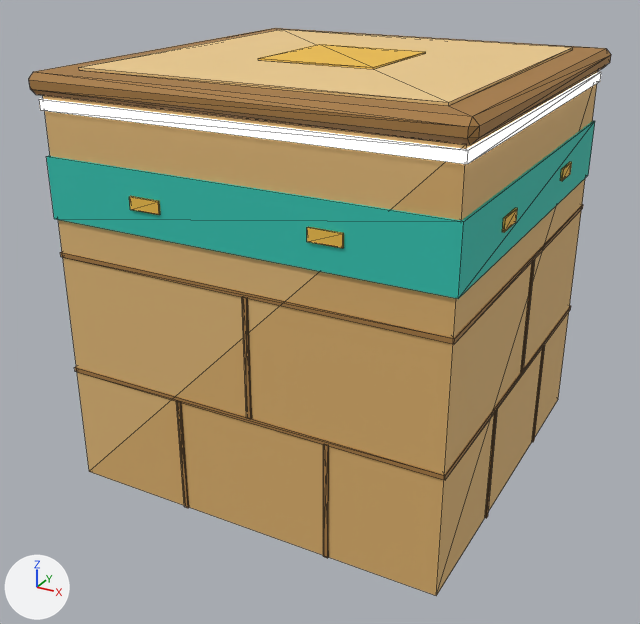
The glTF model foxspy/models/kit-egypt-wall.glb as it was, and as the next commit left it.
Both versions are drawn from a 50 mm camera at (2.03, -3.94, 2.7) aimed at (-0.05, -0.15, 0.81). The axes (+X, +Y, +Z) are drawn at lower left. The lights are the same throughout. The first picture is the older version. Mesh edges are drawn as thin lines. Vertices at exactly the same position are counted once.

The first picture shows 'kit-egypt-wall'.
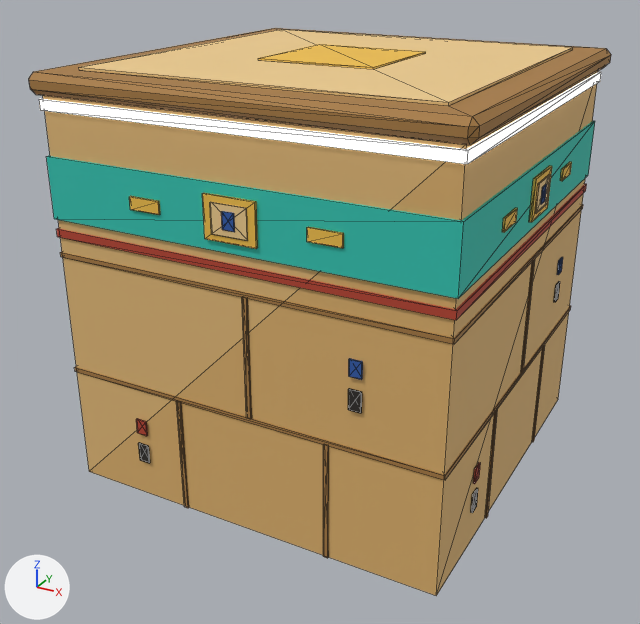
The change in detail:
me_kit_egypt_wall is used by ob_kit_egypt_wall; location (0.0, 0.0, 0.0).
me_kit_egypt_wall had 240 vertices, 368 faces and spanned x -1.05..1.05, y -1.05..1.05, z 0.0..2.12.
me_kit_egypt_wall now has 472 vertices, 716 faces and spans x -1.05..1.05, y -1.05..1.05, z 0.0..2.12.
me_kit_egypt_wall part 1: a new loose piece, a box spanning x -0.13..0.13, y -1.025..-1.012, z 1.47..1.67, in mat_main.
me_kit_egypt_wall part 2: a new loose piece, a box spanning x -0.09..0.09, y -1.03..-1.024, z 1.5..1.64, in mat_main.
me_kit_egypt_wall part 3: a new loose piece, a box spanning x -0.03..0.03, y -1.034..-1.03, z 1.53..1.61, in mat_main.
me_kit_egypt_wall part 4: a new loose piece, a box spanning x -0.62..-0.56, y -1.014..-1.006, z 0.2..0.3, in mat_main.
me_kit_egypt_wall part 5: a new loose piece, a box spanning x -0.62..-0.56, y -1.014..-1.006, z 0.36..0.44, in mat_main.
me_kit_egypt_wall part 6: a new loose piece, a box spanning x 0.56..0.62, y -1.014..-1.006, z 0.82..0.92, in mat_main.
me_kit_egypt_wall part 7: a new loose piece, a box spanning x 0.56..0.62, y -1.014..-1.006, z 0.98..1.06, in mat_main.
me_kit_egypt_wall part 8: a new loose piece, a box spanning x 1.012..1.025, y -0.13..0.13, z 1.47..1.67, in mat_main.
me_kit_egypt_wall part 9: a new loose piece, a box spanning x 1.024..1.03, y -0.09..0.09, z 1.5..1.64, in mat_main.
me_kit_egypt_wall part 10: a new loose piece, a box spanning x 1.03..1.034, y -0.03..0.03, z 1.53..1.61, in mat_main.
me_kit_egypt_wall part 11: a new loose piece, a box spanning x 1.006..1.014, y -0.62..-0.56, z 0.2..0.3, in mat_main.
me_kit_egypt_wall part 12: a new loose piece, a box spanning x 1.006..1.014, y -0.62..-0.56, z 0.36..0.44, in mat_main.
me_kit_egypt_wall part 13: a new loose piece, a box spanning x 1.006..1.014, y 0.56..0.62, z 0.82..0.92, in mat_main.
me_kit_egypt_wall part 14: a new loose piece, a box spanning x 1.006..1.014, y 0.56..0.62, z 0.98..1.06, in mat_main.
me_kit_egypt_wall part 15: a new loose piece, a box spanning x -1.009..1.009, y -1.009..1.009, z 1.33..1.37, in mat_main.
Other edits to the shape of me_kit_egypt_wall do not show in these pictures.

Boxes [x1, y1, x2, y2] around the edits, measured in the pictures (640 x 624 px):
part 1 of me_kit_egypt_wall, added (orange): after [202, 193, 258, 249]
part 2 of me_kit_egypt_wall, added (brown): after [210, 202, 248, 241]
part 3 of me_kit_egypt_wall, added: after [221, 211, 235, 232]
part 4 of me_kit_egypt_wall, added: after [138, 443, 150, 463]
part 5 of me_kit_egypt_wall, added: after [136, 419, 148, 436]
part 6 of me_kit_egypt_wall, added: after [348, 388, 362, 413]
part 7 of me_kit_egypt_wall, added: after [349, 359, 363, 380]
part 8 of me_kit_egypt_wall, added (brown): after [529, 166, 552, 222]
part 9 of me_kit_egypt_wall, added: after [535, 174, 550, 214]
part 10 of me_kit_egypt_wall, added: after [541, 184, 547, 204]
part 11 of me_kit_egypt_wall, added: after [471, 488, 478, 513]
part 12 of me_kit_egypt_wall, added: after [473, 462, 481, 484]
part 13 of me_kit_egypt_wall, added: after [554, 282, 560, 302]
part 14 of me_kit_egypt_wall, added: after [557, 257, 563, 275]
part 15 of me_kit_egypt_wall, added: after [56, 184, 587, 320]
